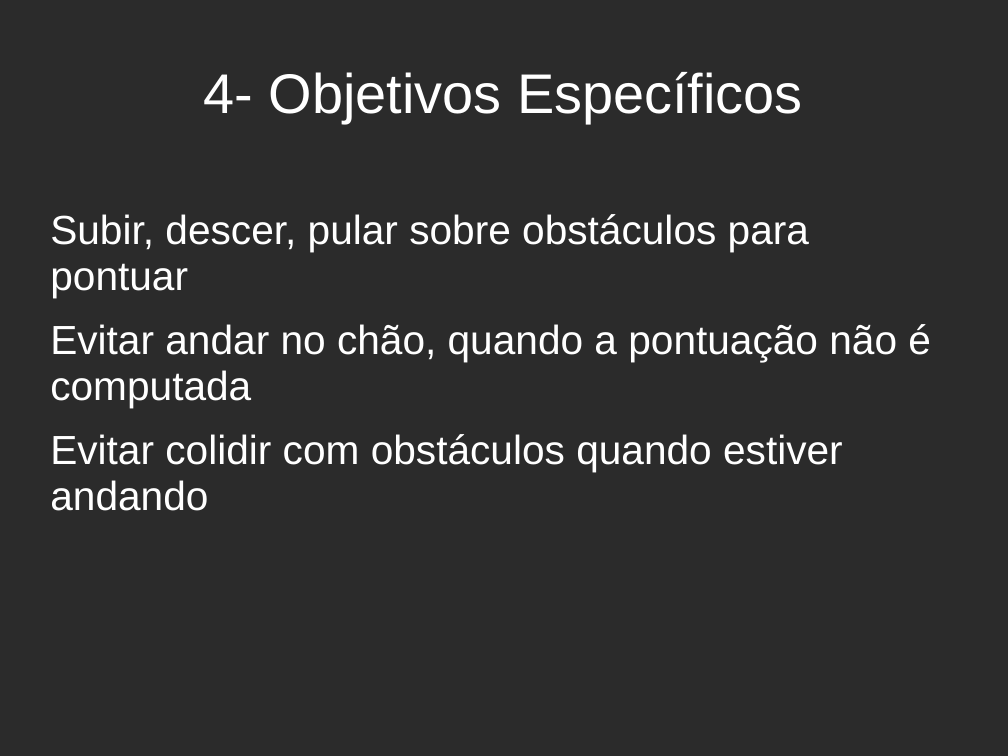
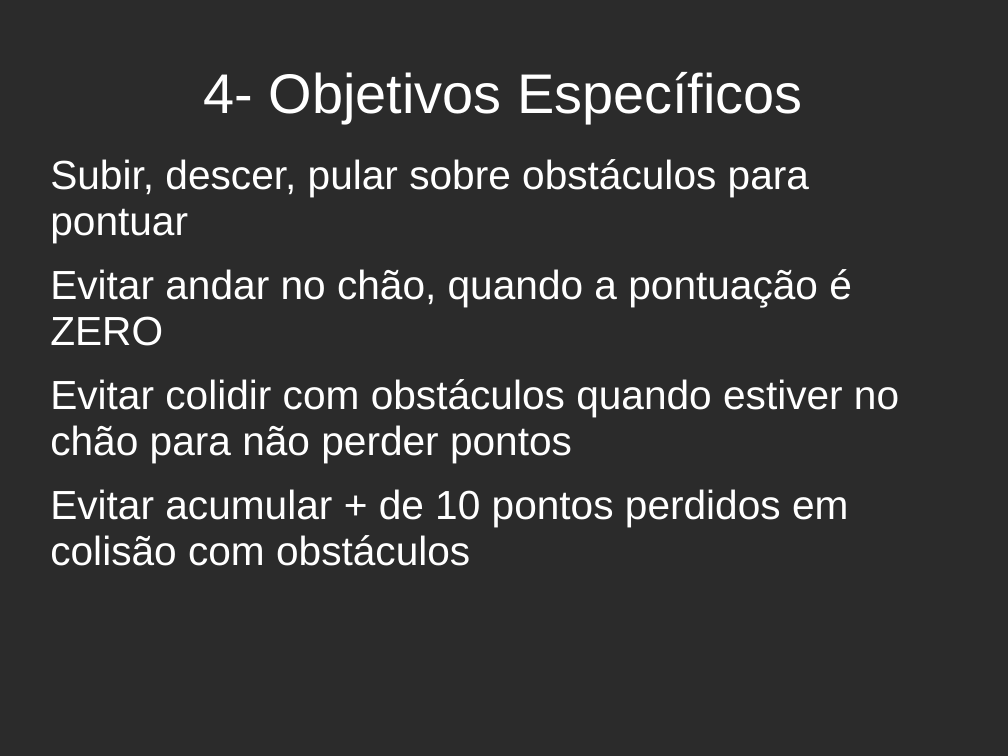
Before and after one commit to fcoedilson/2ParkourCity, a slide deck: slide 6 of apres_roteiro_jogo.ppt. Drawn at 1008x756 pixels with LibreOffice and Linux fonts; fonts in the diff are those of the drawing; background and template pictures are left out; a plain dark background stands for a picture behind light text. Boxes give left, top, right and bottom in pixels: in the first picture for what was removed or moved away, otherwise in the second. Text is boxed around its words. In the diff, an @@ line names an element or a change of style, - is before the commit and + after.

```diff
--- a/apres_roteiro_jogo.ppt
+++ b/apres_roteiro_jogo.ppt
@@ subtitle at <box>50,269,899,566</box>: text changed @@
-Evitar andar no chão, quando a pontuação não é computada
-Evitar colidir com obstáculos quando estiver andando
+Evitar andar no chão, quando a pontuação é ZERO
+Evitar colidir com obstáculos quando estiver no chão para não perder pontos
+Evitar acumular + de 10 pontos perdidos em colisão com obstáculos
```
Also in this commit, not shown: 5 other slides changed, 10 other files.
